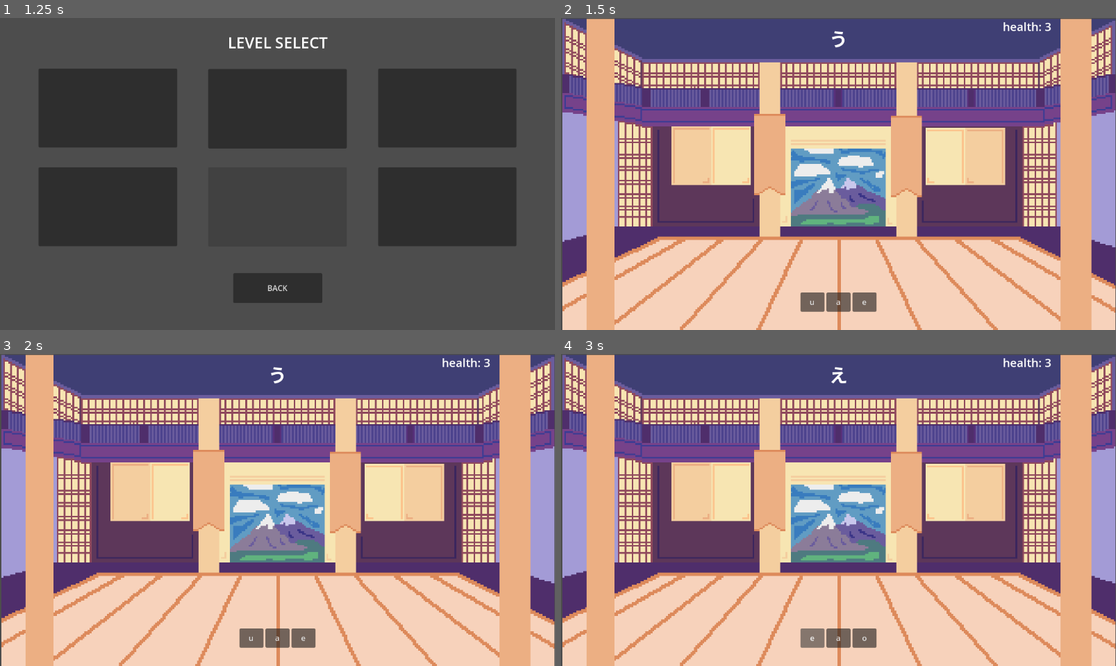
Above: before the commit, frames 1-4 (two rows, left to right).
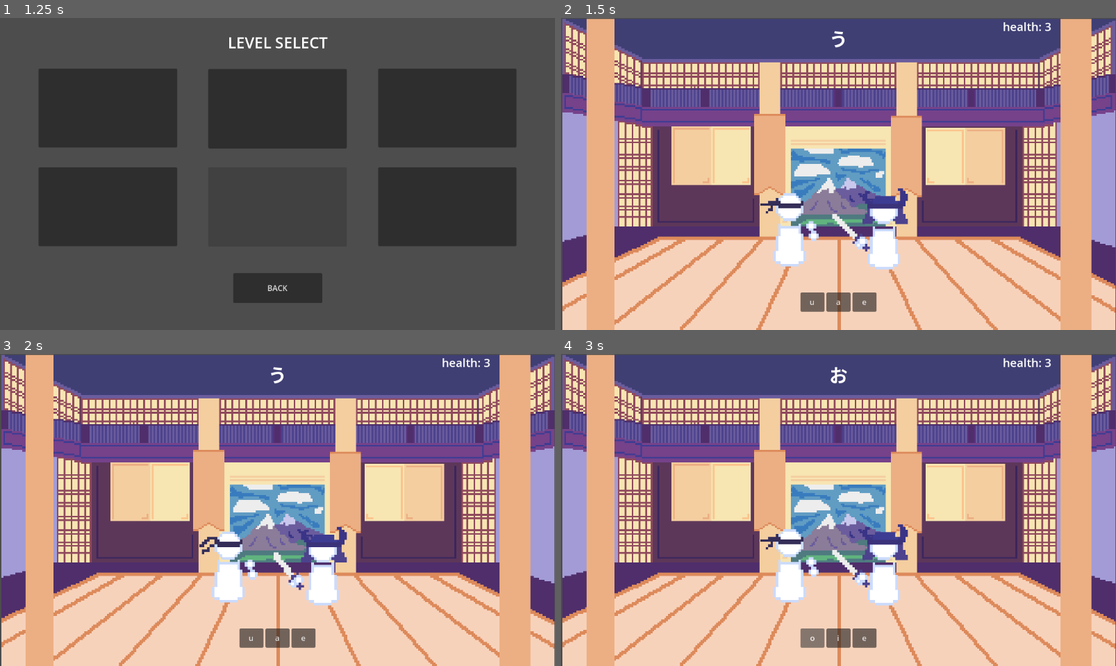
Above: after the commit, the same moments.

Repository: itsbeesfan/kana-warrior
Game: Godot game, scene res://startScreen.tscn
The game is run twice, just before and just after one commit, with the same random seed, the same clock (stepped at 60 frames per second) and the same inputs. The project has no main scene, so this scene is started directly.
Inputs (mouse positions are in pixels of both pictures, inside the frame that each line leads up to):
- Up to frame 1 (1.25 s): click "Start Game" at 0.5 s
- Up to frame 2 (1.5 s): click (666, 108) at 1.25 s
- Up to frame 3 (2 s): no input
- Up to frame 4 (3 s): click "u" at 2 s; click "o" at 2.75 s

Frame 1 is identical in both runs. In frame 2, 2.7% of the frame differs, in the area x 35-63%, y 54-81%; in frame 3, 2.7%; in frame 4, 2.8%, in the area x 35-63%, y 4-92%.

Commit message:
working animation system + level switching + damage

Diff:
--- /dev/null
+++ b/kana-warrior/player.gd
@@ -0,0 +1,24 @@
+extends Node2D
+
+@onready var sprite := $Sprite
+
+# Called when the node enters the scene tree for the first time.
+func _ready() -> void:
+	sprite.play("idle")
+
+func play_attack():
+	sprite.play("attack")
+
+func take_damage():
+	sprite.modulate = Color(0.8, 0.3, 0.3)
+	await get_tree().create_timer(0.15).timeout
+	sprite.modulate = Color(1, 1, 1)
+
+# Called every frame. 'delta' is the elapsed time since the previous frame.
+func _process(delta: float) -> void:
+	pass
+
+
+func _on_sprite_animation_finished() -> void:
+	if sprite.animation == "attack":
+		sprite.play("idle")
--- a/kana-warrior/quiz.gd
+++ b/kana-warrior/quiz.gd
@@ -1,4 +1,7 @@
 extends Control
+
+@onready var player = $Player
+@onready var sensei = $Sensei
 
 var hiragana := {}
 
@@ -47,11 +50,30 @@
 func check_answer(choice: String):
 	if choice == correct_answer:
 		print("correcto!!!")
+		player_attack()
 	else:
 		print("incorrecto!")
-		damage()
+		sensei_attack()
 
+func player_attack():
+	player.play_attack()
+	await get_tree().create_timer(0.2).timeout
+	sensei.take_damage()
+	await get_tree().create_timer(0.2).timeout
 	new_question()
+
+func sensei_attack():
+	sensei.play_attack()
+	await get_tree().create_timer(0.2).timeout
+	player.take_damage()
+	damage()
+
+	if health <= 0:
+		return
+
+	await get_tree().create_timer(0.2).timeout
+	new_question()
+
 
 func damage():
 	health -= 1
--- a/kana-warrior/quiz.tscn
+++ b/kana-warrior/quiz.tscn
@@ -1,9 +1,223 @@
-[gd_scene load_steps=4 format=3 uid="uid://0g10r0q38tuq"]
+[gd_scene load_steps=38 format=3 uid="uid://0g10r0q38tuq"]
 
 [ext_resource type="Script" uid="uid://cw3c1rtetm36v" path="res://quiz.gd" id="1_kninm"]
 [ext_resource type="Texture2D" uid="uid://c7nnbufssmhhr" path="res://background-dojo.png" id="2_k7kv1"]
+[ext_resource type="Script" uid="uid://b503ow8acjsdh" path="res://player.gd" id="3_p60ki"]
+[ext_resource type="Texture2D" uid="uid://0evigqwl5nf8" path="res://player-1-punch-Sheet.png" id="4_ffm0p"]
+[ext_resource type="Texture2D" uid="uid://chedse1n5fo8c" path="res://player-1-idle-Sheet.png" id="5_cg5qh"]
+[ext_resource type="Script" uid="uid://bs4v4covptiyl" path="res://sensei.gd" id="6_4b0d1"]
+[ext_resource type="Texture2D" uid="uid://xejxs3rg44xq" path="res://samurai-swing-Sheet.png" id="7_v2t48"]
+[ext_resource type="Texture2D" uid="uid://bwoo0uebj4f7e" path="res://samurai-1-idle-Sheet.png" id="8_76bif"]
 
 [sub_resource type="StyleBoxEmpty" id="StyleBoxEmpty_k7kv1"]
+
+[sub_resource type="AtlasTexture" id="AtlasTexture_8ks50"]
+atlas = ExtResource("4_ffm0p")
+region = Rect2(0, 0, 32, 32)
+
+[sub_resource type="AtlasTexture" id="AtlasTexture_kibl2"]
+atlas = ExtResource("4_ffm0p")
+region = Rect2(32, 0, 32, 32)
+
+[sub_resource type="AtlasTexture" id="AtlasTexture_3ywla"]
+atlas = ExtResource("4_ffm0p")
+region = Rect2(64, 0, 32, 32)
+
+[sub_resource type="AtlasTexture" id="AtlasTexture_eyahu"]
+atlas = ExtResource("4_ffm0p")
+region = Rect2(96, 0, 32, 32)
+
+[sub_resource type="AtlasTexture" id="AtlasTexture_1o6nl"]
+atlas = ExtResource("4_ffm0p")
+region = Rect2(128, 0, 32, 32)
+
+[sub_resource type="AtlasTexture" id="AtlasTexture_jekrg"]
+atlas = ExtResource("4_ffm0p")
+region = Rect2(160, 0, 32, 32)
+
+[sub_resource type="AtlasTexture" id="AtlasTexture_oigk4"]
+atlas = ExtResource("4_ffm0p")
+region = Rect2(192, 0, 32, 32)
+
+[sub_resource type="AtlasTexture" id="AtlasTexture_hoppe"]
+atlas = ExtResource("4_ffm0p")
+region = Rect2(224, 0, 32, 32)
+
+[sub_resource type="AtlasTexture" id="AtlasTexture_b7qks"]
+atlas = ExtResource("4_ffm0p")
+region = Rect2(256, 0, 32, 32)
+
+[sub_resource type="AtlasTexture" id="AtlasTexture_7hdrk"]
+atlas = ExtResource("5_cg5qh")
+region = Rect2(0, 0, 32, 32)
+
+[sub_resource type="AtlasTexture" id="AtlasTexture_5p1yt"]
+atlas = ExtResource("5_cg5qh")
+region = Rect2(32, 0, 32, 32)
+
+[sub_resource type="AtlasTexture" id="AtlasTexture_nrhq4"]
+atlas = ExtResource("5_cg5qh")
+region = Rect2(64, 0, 32, 32)
+
+[sub_resource type="AtlasTexture" id="AtlasTexture_bctmb"]
+atlas = ExtResource("5_cg5qh")
+region = Rect2(96, 0, 32, 32)
+
+[sub_resource type="SpriteFrames" id="SpriteFrames_6tpgk"]
+animations = [{
+"frames": [{
+"duration": 1.0,
+"texture": SubResource("AtlasTexture_8ks50")
+}, {
+"duration": 1.0,
+"texture": SubResource("AtlasTexture_kibl2")
+}, {
+"duration": 1.0,
+"texture": SubResource("AtlasTexture_3ywla")
+}, {
+"duration": 1.0,
+"texture": SubResource("AtlasTexture_eyahu")
+}, {
+"duration": 1.0,
+"texture": SubResource("AtlasTexture_1o6nl")
+}, {
+"duration": 1.0,
+"texture": SubResource("AtlasTexture_jekrg")
+}, {
+"duration": 1.0,
+"texture": SubResource("AtlasTexture_oigk4")
+}, {
+"duration": 1.0,
+"texture": SubResource("AtlasTexture_hoppe")
+}, {
+"duration": 1.0,
+"texture": SubResource("AtlasTexture_b7qks")
+}],
+"loop": false,
+"name": &"attack",
+"speed": 11.0
+}, {
+"frames": [{
+"duration": 1.0,
+"texture": SubResource("AtlasTexture_7hdrk")
+}, {
+"duration": 1.0,
+"texture": SubResource("AtlasTexture_5p1yt")
+}, {
+"duration": 1.0,
+"texture": SubResource("AtlasTexture_nrhq4")
+}, {
+"duration": 1.0,
+"texture": SubResource("AtlasTexture_bctmb")
+}],
+"loop": true,
+"name": &"idle",
+"speed": 5.0
+}]
+
+[sub_resource type="AtlasTexture" id="AtlasTexture_jbsow"]
+atlas = ExtResource("7_v2t48")
+region = Rect2(0, 0, 32, 32)
+
+[sub_resource type="AtlasTexture" id="AtlasTexture_f6tg3"]
+atlas = ExtResource("7_v2t48")
+region = Rect2(32, 0, 32, 32)
+
+[sub_resource type="AtlasTexture" id="AtlasTexture_17gwc"]
+atlas = ExtResource("7_v2t48")
+region = Rect2(64, 0, 32, 32)
+
+[sub_resource type="AtlasTexture" id="AtlasTexture_21fs5"]
+atlas = ExtResource("7_v2t48")
+region = Rect2(96, 0, 32, 32)
+
+[sub_resource type="AtlasTexture" id="AtlasTexture_fhtvr"]
+atlas = ExtResource("7_v2t48")
+region = Rect2(128, 0, 32, 32)
+
+[sub_resource type="AtlasTexture" id="AtlasTexture_75oe3"]
+atlas = ExtResource("7_v2t48")
+region = Rect2(160, 0, 32, 32)
+
+[sub_resource type="AtlasTexture" id="AtlasTexture_agf73"]
+atlas = ExtResource("7_v2t48")
+region = Rect2(192, 0, 32, 32)
+
+[sub_resource type="AtlasTexture" id="AtlasTexture_tvcsd"]
+atlas = ExtResource("7_v2t48")
+region = Rect2(224, 0, 32, 32)
+
+[sub_resource type="AtlasTexture" id="AtlasTexture_q3hbf"]
+atlas = ExtResource("7_v2t48")
+region = Rect2(256, 0, 32, 32)
+
+[sub_resource type="AtlasTexture" id="AtlasTexture_88ao6"]
+atlas = ExtResource("8_76bif")
+region = Rect2(0, 0, 32, 32)
+
+[sub_resource type="AtlasTexture" id="AtlasTexture_2v4xj"]
+atlas = ExtResource("8_76bif")
+region = Rect2(32, 0, 32, 32)
+
+[sub_resource type="AtlasTexture" id="AtlasTexture_hbrtv"]
+atlas = ExtResource("8_76bif")
+region = Rect2(64, 0, 32, 32)
+
+[sub_resource type="AtlasTexture" id="AtlasTexture_47h2k"]
+atlas = ExtResource("8_76bif")
+region = Rect2(96, 0, 32, 32)
+
+[sub_resource type="SpriteFrames" id="SpriteFrames_rayto"]
+animations = [{
+"frames": [{
+"duration": 1.0,
+"texture": SubResource("AtlasTexture_jbsow")
+}, {
+"duration": 1.0,
+"texture": SubResource("AtlasTexture_f6tg3")
+}, {
+"duration": 1.0,
+"texture": SubResource("AtlasTexture_17gwc")
+}, {
+"duration": 1.0,
+"texture": SubResource("AtlasTexture_21fs5")
+}, {
+"duration": 1.0,
+"texture": SubResource("AtlasTexture_fhtvr")
+}, {
+"duration": 1.0,
+"texture": SubResource("AtlasTexture_75oe3")
+}, {
+"duration": 1.0,
+"texture": SubResource("AtlasTexture_agf73")
+}, {
+"duration": 1.0,
+"texture": SubResource("AtlasTexture_tvcsd")
+}, {
+"duration": 1.0,
+"texture": SubResource("AtlasTexture_q3hbf")
+}],
+"loop": false,
+"name": &"attack",
+"speed": 17.0
+}, {
+"frames": [{
+"duration": 1.0,
+"texture": SubResource("AtlasTexture_88ao6")
+}, {
+"duration": 1.0,
+"texture": SubResource("AtlasTexture_2v4xj")
+}, {
+"duration": 1.0,
+"texture": SubResource("AtlasTexture_hbrtv")
+}, {
+"duration": 1.0,
+"texture": SubResource("AtlasTexture_47h2k")
+}],
+"loop": true,
+"name": &"idle",
+"speed": 5.0
+}]
 
 [node name="quiz" type="Control"]
 layout_mode = 3
@@ -80,6 +294,28 @@
 theme_override_font_sizes/font_size = 24
 text = "health: 3"
 
+[node name="Player" type="Node2D" parent="."]
+script = ExtResource("3_p60ki")
+
+[node name="Sprite" type="AnimatedSprite2D" parent="Player"]
+texture_filter = 1
+position = Vector2(477, 432.00003)
+scale = Vector2(5.25, 5.25)
+sprite_frames = SubResource("SpriteFrames_6tpgk")
+animation = &"idle"
+
+[node name="Sensei" type="Node2D" parent="."]
+script = ExtResource("6_4b0d1")
+
+[node name="Sprite" type="AnimatedSprite2D" parent="Sensei"]
+texture_filter = 1
+position = Vector2(636, 438)
+scale = Vector2(5.25, 5.25)
+sprite_frames = SubResource("SpriteFrames_rayto")
+animation = &"attack"
+
 [connection signal="pressed" from="buttons/choice1" to="." method="_on_choice_1_pressed"]
 [connection signal="pressed" from="buttons/choice2" to="." method="_on_choice_2_pressed"]
 [connection signal="pressed" from="buttons/choice3" to="." method="_on_choice_3_pressed"]
+[connection signal="animation_finished" from="Player/Sprite" to="Player" method="_on_sprite_animation_finished"]
+[connection signal="animation_finished" from="Sensei/Sprite" to="Sensei" method="_on_sprite_animation_finished"]
--- /dev/null
+++ b/kana-warrior/sensei.gd
@@ -0,0 +1,24 @@
+extends Node2D
+
+@onready var sprite := $Sprite
+
+# Called when the node enters the scene tree for the first time.
+func _ready() -> void:
+	sprite.play("idle")
+
+func play_attack():
+	sprite.play("attack")
+
+func take_damage():
+	sprite.modulate = Color(0.8, 0.3, 0.3)
+	await get_tree().create_timer(0.15).timeout
+	sprite.modulate = Color(1, 1, 1)
+
+# Called every frame. 'delta' is the elapsed time since the previous frame.
+func _process(delta: float) -> void:
+	pass
+
+
+func _on_sprite_animation_finished() -> void:
+	if sprite.animation == "attack":
+		sprite.play("idle")
Not shown, added: kana-warrior/player.gd.uid
Not shown, added: kana-warrior/sensei.gd.uid
